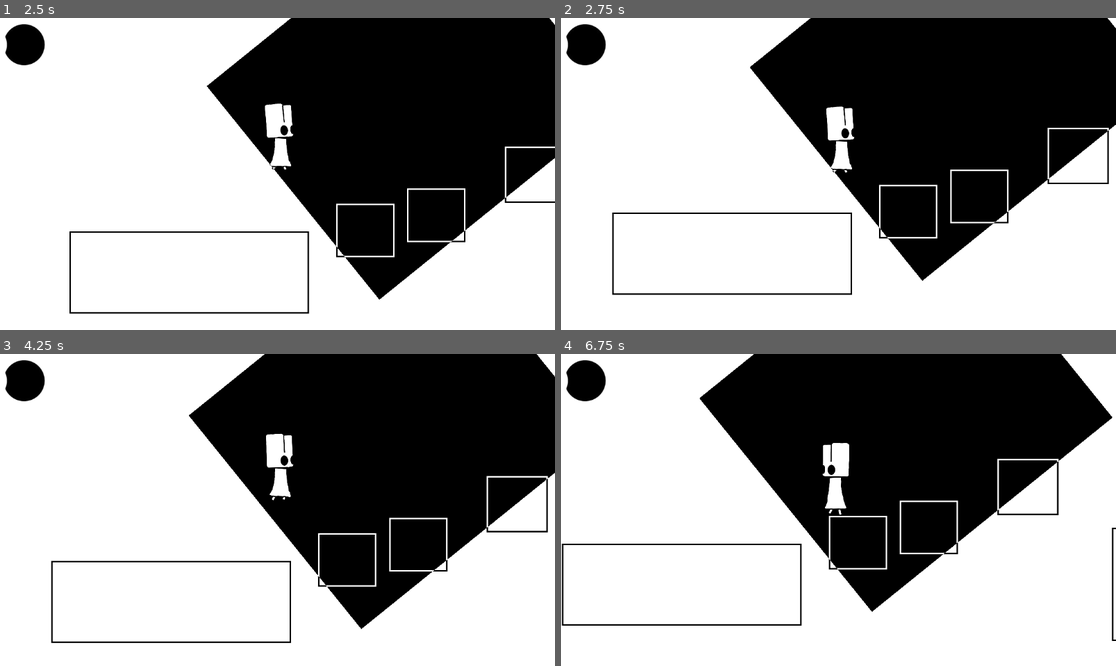
Above: before the commit, frames 1-4 (two rows, left to right).
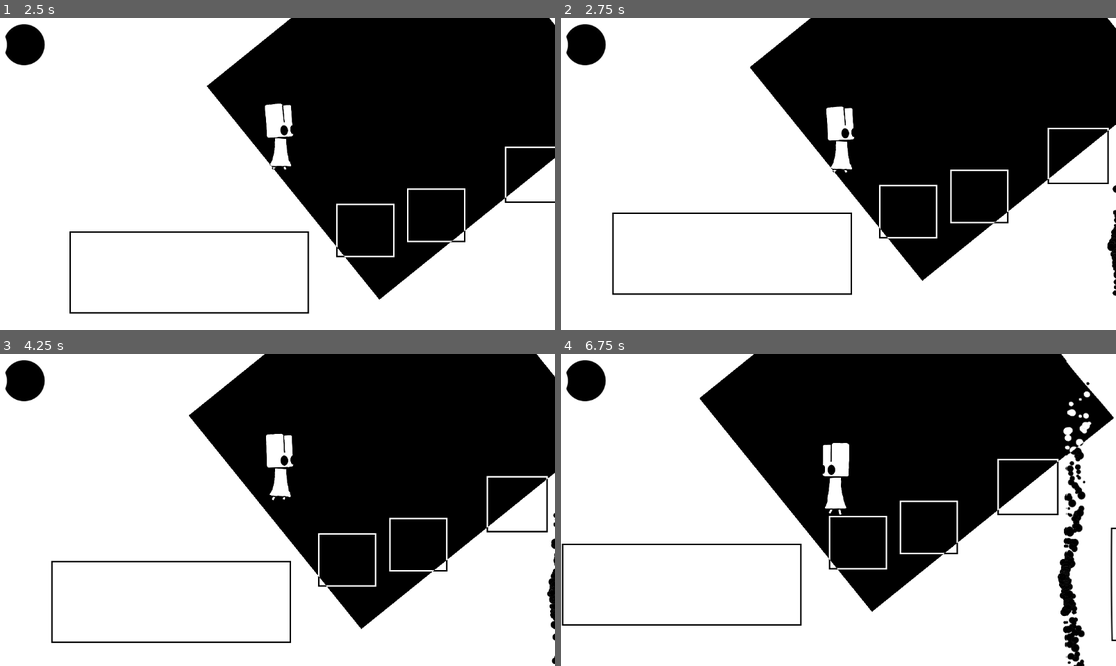
Above: after the commit, the same moments.

Repository: a-fun-gi/contrast
Game: Godot game, scene res://scenes/game_manager.tscn
Same seed, same stepped clock (60 frames per second), same inputs: the game is played once before the commit and once after it.
Inputs:
- Up to frame 1 (2.5 s): click "Play" at 0.5 s; tap Enter (ui_accept) at 1.25 s; hold D (player_right) from 1.28 s (still down); tap W (player_jump) at 1.52, 2.27 s
- Up to frame 2 (2.75 s): keep holding D (player_right)
- Up to frame 3 (4.25 s): release D (player_right) at 2.78 s; hold A (player_left) 2.78-3.53 s; hold D (player_right) from 3.53 s (still down); tap W (player_jump) at 3.77 s
- Up to frame 4 (6.75 s): tap W (player_jump) at 4.52, 5.27 s; release D (player_right) at 5.03 s; hold A (player_left) 5.03-5.78 s; hold D (player_right) 5.78-6.53 s; hold A (player_left) from 6.53 s (still down)

Frame 1 is identical in both runs. In frame 2, 0.2% of the frame differs, in the area x 98-100%, y 53-90%; in frame 3, 0.2%; in frame 4, 2.1%, in the area x 89-100%, y 2-100%.
Error in both runs: Invalid assignment of property or key 'inverted' with value of type 'bool' on a base object of type 'CharacterBody2D (player_2.gd)'. (res://scenes/terrain/inve…

Commit message:
add references to new scenes

Diff:
--- a/godot/scenes/main.tscn
+++ b/godot/scenes/main.tscn
@@ -14,6 +14,7 @@
 [ext_resource type="PackedScene" uid="uid://bew2xjf7mefcu" path="res://scenes/mmovingsquareblack.tscn" id="11_trceg"]
 [ext_resource type="PackedScene" uid="uid://bj7rqb8uwiwmo" path="res://scenes/terrain/invert.tscn" id="13_trceg"]
 [ext_resource type="PackedScene" uid="uid://3omylfemrbt7" path="res://scenes/terrain/ripple-zone.tscn" id="14_a8y0u"]
+[ext_resource type="PackedScene" uid="uid://boyi8bjdvqu1j" path="res://scenes/terrain/walls.tscn" id="15_jkv2x"]
 
 [sub_resource type="Animation" id="Animation_eb6dy"]
 length = 0.001
@@ -127,6 +128,42 @@
 "update": 1,
 "values": [true]
 }
+tracks/6/type = "value"
+tracks/6/imported = false
+tracks/6/enabled = true
+tracks/6/path = NodePath("AnimatableBody2D4:collision_layer")
+tracks/6/interp = 1
+tracks/6/loop_wrap = true
+tracks/6/keys = {
+"times": PackedFloat32Array(0),
+"transitions": PackedFloat32Array(1),
+"update": 1,
+"values": [1]
+}
+tracks/7/type = "value"
+tracks/7/imported = false
+tracks/7/enabled = true
+tracks/7/path = NodePath("AnimatableBody2D5:collision_layer")
+tracks/7/interp = 1
+tracks/7/loop_wrap = true
+tracks/7/keys = {
+"times": PackedFloat32Array(0),
+"transitions": PackedFloat32Array(1),
+"update": 1,
+"values": [1]
+}
+tracks/8/type = "value"
+tracks/8/imported = false
+tracks/8/enabled = true
+tracks/8/path = NodePath("AnimatableBody2D6:collision_layer")
+tracks/8/interp = 1
+tracks/8/loop_wrap = true
+tracks/8/keys = {
+"times": PackedFloat32Array(0),
+"transitions": PackedFloat32Array(1),
+"update": 1,
+"values": [1]
+}
 
 [sub_resource type="Animation" id="Animation_jkv2x"]
 resource_name = "move"
@@ -204,12 +241,86 @@
 "update": 1,
 "values": [true, false, true]
 }
+tracks/6/type = "value"
+tracks/6/imported = false
+tracks/6/enabled = true
+tracks/6/path = NodePath("AnimatableBody2D4:collision_layer")
+tracks/6/interp = 1
+tracks/6/loop_wrap = true
+tracks/6/keys = {
+"times": PackedFloat32Array(0, 1.6000001, 2.966667),
+"transitions": PackedFloat32Array(1, 1, 1),
+"update": 1,
+"values": [1, 8388608, 1]
+}
+tracks/7/type = "value"
+tracks/7/imported = false
+tracks/7/enabled = true
+tracks/7/path = NodePath("AnimatableBody2D5:collision_layer")
+tracks/7/interp = 1
+tracks/7/loop_wrap = true
+tracks/7/keys = {
+"times": PackedFloat32Array(0, 3.266667, 4.3),
+"transitions": PackedFloat32Array(1, 1, 1),
+"update": 1,
+"values": [1, 8388608, 1]
+}
+tracks/8/type = "value"
+tracks/8/imported = false
+tracks/8/enabled = true
+tracks/8/path = NodePath("AnimatableBody2D6:collision_layer")
+tracks/8/interp = 1
+tracks/8/loop_wrap = true
+tracks/8/keys = {
+"times": PackedFloat32Array(0, 1.6000001, 2.966667),
+"transitions": PackedFloat32Array(1, 1, 1),
+"update": 1,
+"values": [1, 8388608, 1]
+}
 
 [sub_resource type="AnimationLibrary" id="AnimationLibrary_jbj1t"]
 _data = {
 &"RESET": SubResource("Animation_a8y0u"),
 &"move": SubResource("Animation_jkv2x")
 }
+
+[sub_resource type="ParticleProcessMaterial" id="ParticleProcessMaterial_jbj1t"]
+particle_flag_disable_z = true
+emission_shape_scale = Vector3(0, 0, 0)
+emission_shape = 6
+emission_ring_axis = Vector3(0, 0, 1)
+emission_ring_height = 1.0
+emission_ring_radius = 10.0
+emission_ring_inner_radius = 0.0
+emission_ring_cone_angle = 90.0
+angle_min = -9.9999895
+angle_max = 10.0000105
+initial_velocity_min = 1.0
+initial_velocity_max = 4.0
+angular_velocity_min = -10.000016
+angular_velocity_max = 9.999984
+gravity = Vector3(0, -98, 0)
+scale_min = 0.19999999
+scale_max = 0.7
+
+[sub_resource type="ParticleProcessMaterial" id="ParticleProcessMaterial_muem4"]
+particle_flag_disable_z = true
+emission_shape_scale = Vector3(1, 1, 0)
+emission_shape = 6
+emission_ring_axis = Vector3(0, 0, 0)
+emission_ring_height = 1.0
+emission_ring_radius = 1.0
+emission_ring_inner_radius = 0.0
+emission_ring_cone_angle = 90.0
+angle_min = -9.9999895
+angle_max = 10.0000105
+initial_velocity_min = 1.0
+initial_velocity_max = 4.0
+angular_velocity_min = -10.000016
+angular_velocity_max = 9.999984
+gravity = Vector3(0, 98, 0)
+scale_min = 0.19999999
+scale_max = 0.7
 
 [node name="main" type="Node2D" unique_id=1593916627]
 
@@ -303,18 +414,43 @@
 libraries/ = SubResource("AnimationLibrary_jbj1t")
 autoplay = &"move"
 
-[node name="CanvasLayer" parent="." unique_id=149057146 instance=ExtResource("2_ya4ey")]
-
-[node name="invert" parent="." unique_id=67366047 instance=ExtResource("13_trceg")]
+[node name="hud" parent="." unique_id=149057146 instance=ExtResource("2_ya4ey")]
+
+[node name="walls" parent="." unique_id=374492164 instance=ExtResource("15_jkv2x")]
+position = Vector2(1555.0001, 222)
+scale = Vector2(13.319995, 5.64)
+
+[node name="GPUParticles2D" parent="walls" index="0" unique_id=1487848240]
+lifetime = 3.87
+process_material = SubResource("ParticleProcessMaterial_jbj1t")
+
+[node name="GPUParticles2D2" parent="walls" index="1" unique_id=387757668]
+lifetime = 3.68
+process_material = SubResource("ParticleProcessMaterial_muem4")
+
+[node name="inverters" type="Node2D" parent="." unique_id=1784691390]
+
+[node name="invert" parent="inverters" unique_id=67366047 instance=ExtResource("13_trceg")]
 position = Vector2(52.00003, -519)
 rotation = -0.6795186
 scale = Vector2(12.839999, 11.403782)
 
-[node name="invert2" parent="." unique_id=645028264 instance=ExtResource("13_trceg")]
+[node name="invert2" parent="inverters" unique_id=645028264 instance=ExtResource("13_trceg")]
 position = Vector2(2091.0002, -153.99997)
-rotation = -0.27187514
-scale = Vector2(9.901639, 9.21225)
-
-[node name="Area2D" parent="." unique_id=1118354579 instance=ExtResource("14_a8y0u")]
-position = Vector2(4348, 602)
-scale = Vector2(5.9199977, 5)
+rotation = -0.2718751
+scale = Vector2(9.901638, 9.212249)
+
+[node name="BackBufferCopy" type="BackBufferCopy" parent="." unique_id=1361667594]
+position = Vector2(2569, 227)
+rotation = -0.2718751
+scale = Vector2(9.90164, 9.21225)
+copy_mode = 2
+
+[node name="ripple" parent="." unique_id=1118354579 instance=ExtResource("14_a8y0u")]
+position = Vector2(2198, 255.99998)
+scale = Vector2(3.8399982, 3.04)
+
+[connection signal="body_entered" from="ripple" to="player" method="_on_ripple_body_entered"]
+[connection signal="body_exited" from="ripple" to="player" method="_on_ripple_body_exited"]
+
+[editable path="walls"]
